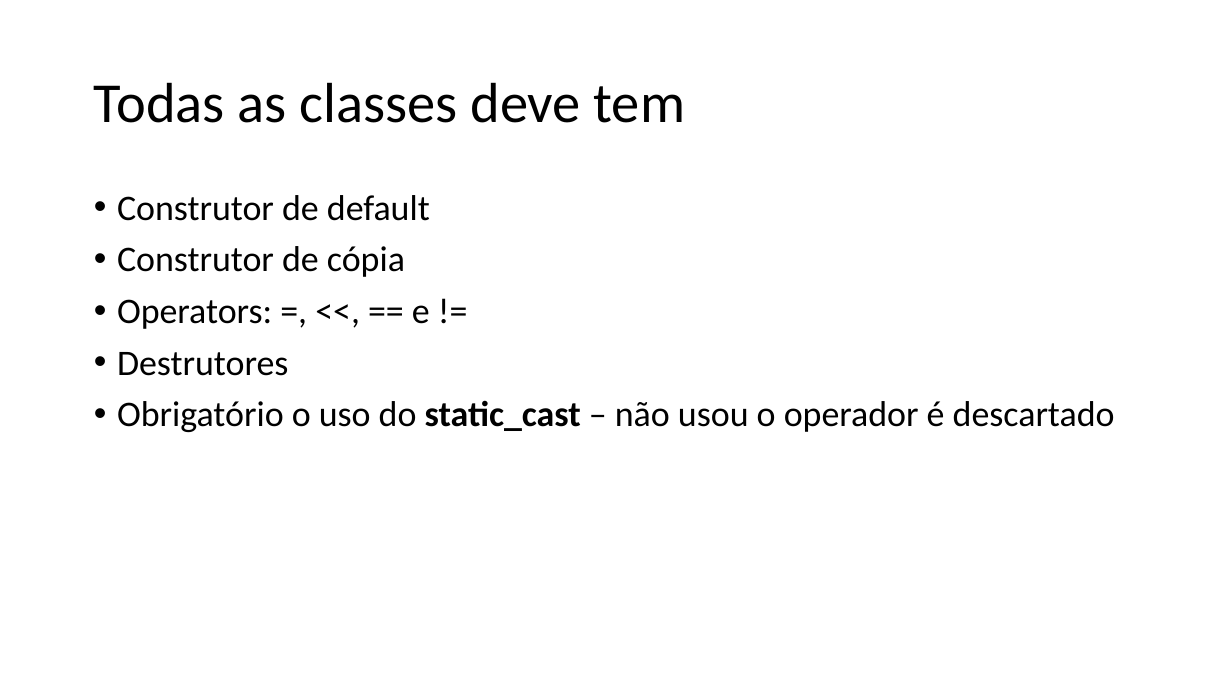
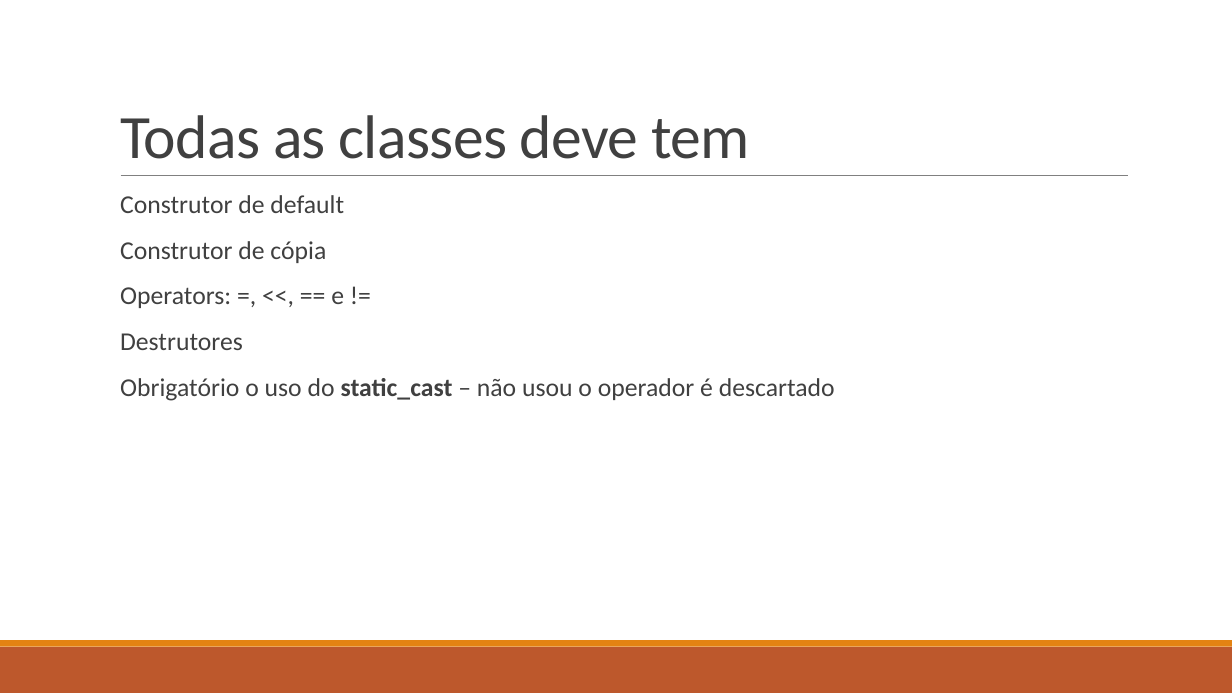
Before and after one commit to R-ronivaldo/LeitorDigital-Polimorfismo-, a slide deck: slide 7 of Requisitos Polimorfismo (1).pptx. Drawn at 1232x693 pixels with LibreOffice and Linux fonts; fonts in the diff are those of the drawing. Boxes give left, top, right and bottom in pixels: in the first picture for what was removed or moved away, otherwise in the second. Text is boxed around its words. In the diff, an @@ line names an element or a change of style, - is before the commit and + after.

```diff
--- a/Requisitos Polimorfismo (1).pptx
+++ b/Requisitos Polimorfismo (1).pptx
@@ title "Todas as classes deve tem": place and size @@
-title "Todas as classes deve tem" at bbox=[94, 82, 685, 123]
+title "Todas as classes deve tem" at bbox=[120, 115, 749, 159]
@@ title "Todas as classes deve tem" at bbox=[120, 115, 749, 159]: size 44 to 48 pt, text colour #000000 to #404040, letter spacing 0 to -0.5 pt; line spacing 0.9 to 0.85; vertical alignment middle to bottom @@
@@ line added from (121, 176) to (1128, 176), #808080 0.5 pt @@
@@ text "Construtor de default" at bbox=[120, 195, 835, 401]: size 28 to 20 pt, text colour #000000 to #404040; bullet • to  ; more space between paragraphs @@
@@ rectangle added at bbox=[0, 647, 1232, 693], fill #BD582C @@
@@ rectangle added at bbox=[0, 640, 1232, 647], fill #E48312 @@
```
Also in this commit, not shown: 5 other slides changed, 10 slides added, 10 slides removed, 21 other files.
